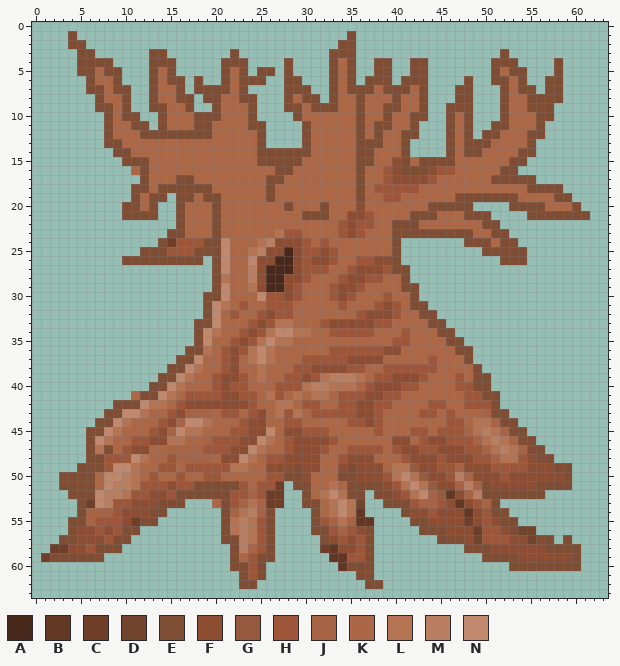
File history of a pixel-art file, WIP_Pixel_Art/fuckasstree.aseprite. This is how it looked before the edit.
64x64 pixels, 1 frame. Colours within 5 levels of each other are drawn and written as one.
Visible layers, top first: "Trunk/Heavy Light" opacity 16%, "Trunk/Light White" opacity 21% soft light, "Trunk/Heavy Darkness" opacity 54% hard light, "Trunk/Mid-Darkness" opacity 11% hard light, "Trunk/Light Shadow" opacity 27% soft light, "Trunk/Trunk Outline", "Trunk/Trunk Color".
Palette (. is transparent): A #48281a  B #623724  C #6e3e29  D #71442e  E #7f4c34  F #8c4d33  G #965a3f  H #9d5639  J #a66346  K #ac6747  L #b47353  M #b97f63  N #c0896d
Pixels before (only the part around the change), first column x 0:
 0 ................................................................
 1 ....E..............................E............................
 2 ....EE............................EE............................
 3 .....EE......EE.......E..........EEE................E...........
 4 .....EEEE....EEE.....EEE....E....EKE..EE..EE.......EEE....E.....
 5 .....EEKEE...EKE.....EKE.EE.E....EKE..EE..EE.......EKEE...E.....
 6 ......EKKE...EKEE.E..EKEEE..EE...EKE.EEE.EEE....E..EEKE..EE.....
 7 ......EEKEE..EKKE.EEEEKE....EEE..EKEEEKEEEKE...EE...EKEE.EE.....
 8 .......EKKE..EKKEE.EEKKEE...EKEE.EKKEKKKEKKE...EE...EKKEEEE.....
 9 .......EEKE..EEKKE..EKKKE...EEKEEEKKEKKEEKKE..EEE...EKKEEE......
10 ........EKEE..EKKKEEEKKKE....EKKKKKKEKKEKKEE..EKE...EKKKEE......
11 ........EKKEE.EKKKEEKKKKEE....EKKKKKEKEEKKE...EKE..EEKKKE.......
12 ........EKKKEEEEEEEEKKKKKE....EKKKKKEKEKKEE...EKE.EEKKKEE.......
13 ........EEKKKKKKKKKKKKKKKE....EKKKKKEEEKKE....EKEEEKKKKE........
14 .........EEKKKKKKKKKKKKKKEEEEEEKKKKKEEKKKE....EKEEKKKKEE........
15 ..........EEEKKKKKKKKKKKKEEEEEKKKKKKEEKKFEKEEEEKKKKKKEE.........
16 ...........KEKKKKKKKKKKKKKKEEKKKKKKKEKKHFEEEFHHKKKKKEE..........
17 ............EKKKEEKKKKKKKKEEKKKKKKKKEKKHFFFFHKKKKKKEEEEE........
18 ...........EEKEEEEEEKKKKKKEKKKKKKKKKEKHHHHHKKKKKKKKKKKKEEEE.....
19 ...........EKEE.EEKEEKKKKKEKKKKKKKKKEKKHHKKKKKKEEEEEEEKKKKEE....
20 ..........EEKE..EKKKEKKKKKKKEKKKEKKKFKKKKKKKEEEEE....EEEEKKKE...
21 ..........EEEE..EKKKEKKKKKKKKKEEEKKFFHKKKKEEEKKKEEE....EEEEEEE..
22 ................EKKKEKKKKKKKKKKKKKHFHHKKEEEKKKKKKKEE............
23 ...............EEKKKEKKKKKKLHHKKKKHFHKKKEEEEEEEEEKKEE...........
24 ..............ECHHHEENKKKLMFFFHKHKKKKKKKE.......EEEKEE..........
25 ............EEEHHHEEENKKLMFFAFHHFHKKKKKKE.........EEEEE.........
26 ..........EEEEEEEEE.ENKKNFFAAFHFFHKKHHFFE...........EEE.........
27 ....................ENKKMFAAAFHHHKKHFFFHEE......................
28 ....................ELKKMFAAFFHKKKHFFHHKKE......................
29 ....................ENKKLFAAFHKKKHFFHKKKKEE.....................
30 ...................EENKKKNHHFHKKKHFHKKKHKKE.....................
31 ...................ENLKHKKHHHKKKKKHKKKHFHKEE....................
32 ...................ENKHKKHFHHKKKKKKKHFFFHKKEE...................
33 ..................EENKKKHFHLLKKKHFFFFFHHKKKKEE..................
34 ..................ENLKKHFHLNNLLKKHHHHHKKKHKKKEE.................
35 ..................ENKKHFHLNLLKKKKKKKKKKKHHKKKKEE................
36 .................EELKHFHLNLKKKKKKHHHHHHFFKKKKKKEE...............
37 ................EENKKHFKLNLKKKHHHHHFFFFKKKKKHKKKE...............
38 ...............EENLKKHFKKLKKKHHFFFFHHKKHHHHHHKKKKE..............
39 ..............EENLKKHFFHKLKKHHFHLMMMLKHHFFFHKKKHKEE.............
Once edited:
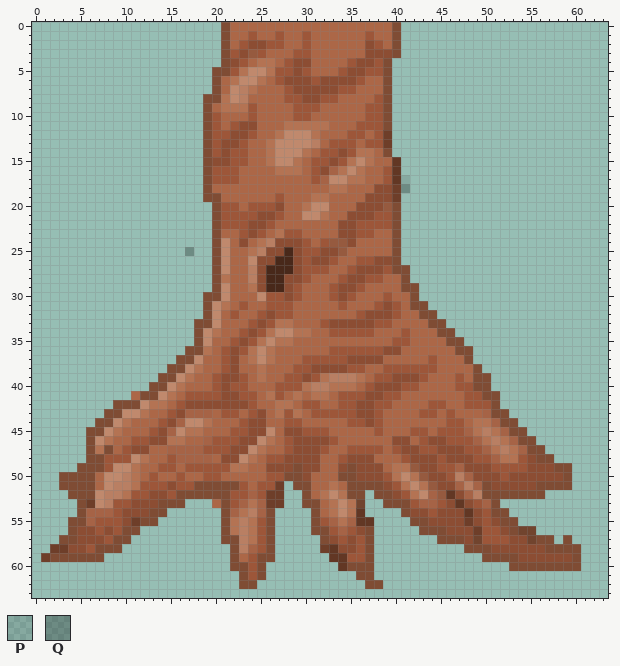
Colours new in this view: P #0000001c  Q #00000045
What changed:
Changed rows in their new state; - is an unchanged pixel.
first column x 4:
 0 -----------------EKKKKKKKKKKKKKKKKKKE---------------------
 1 .----------------EKKHKKHKKHKKKKKKHKKE---------------------
 2 ..---------------EKHFFHHKKHKKKKKKFHKE---------------------
 3 -..------..------EHFGHKKKHHKKKKKKFFFE-----------.---------
 4 -....----...------FHKLLKHFFKKK-HFFH---..-------...----.---
 5 -.....---...----E-HLNNLHHFHKKKHFFHH---..-------....---.---
 6 --....---....-.-EKLNNLKHFFFHFFFFHKK--...----.--....--..---
 7 --.....--....-..-KNMLKKKHFFFFFHHKK--....---..---....-..---
 8 ---....--.....---LNMKKKKHHFFHH--K-HE....---..---.......---
 9 ---....--.....-EKLLLHKKKKHHHKK--KHH-....--...---......----
10 ----....--.....-H---HKKKKHH-----KHH-....--...---......----
11 ----.....-.....-H-HFFKKKLLLLL---HHH-...---...--......-----
12 ----...........-HHFFHKKLNNNL---HH-HC...---...-.......-----
13 ----...........EHFFH-KLNNNNM-HHHKHHC..----..........------
14 -----..........EHFHH-KLNNNL-HHFHLL-E..----..........------
15 ------.........EFFHH-KLNNL-HHFHLNL--B..............-------
16 -------........EHHH----LLL-HFJLNL---B.............--------
17 --------.......EHHH---KK---HJNNLL---BP..............------
18 -------........-------K------LL-K-FFCQ.................---
19 -------....-...-------KH---LL---KFFFC...................--
20 ------....--....-HH-HHHFK-LNN----FFGE........----........-
21 ------....--....-HHHHFFH--NNL----FHHE..........----.......
22 ------------....-HHHFFH-------F---HH-...........----------
23 -----------.....---HFH--------F--H---............---------
24 ----------......---F---------GGF------------......--------
25 --------.....Q..-------------FG---------------.....-------
26 ------.........---------------------------------...-------
Pixel boxes of the changes (left, top, right, bottom) in both pictures:
changed: (68, 22, 590, 265)
